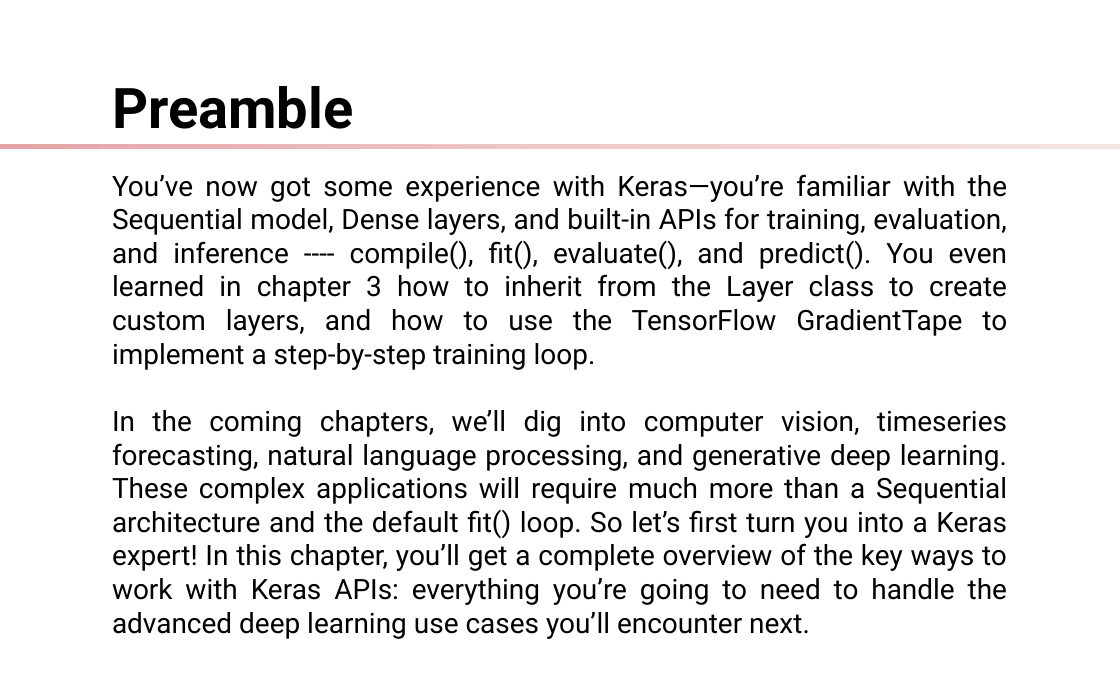
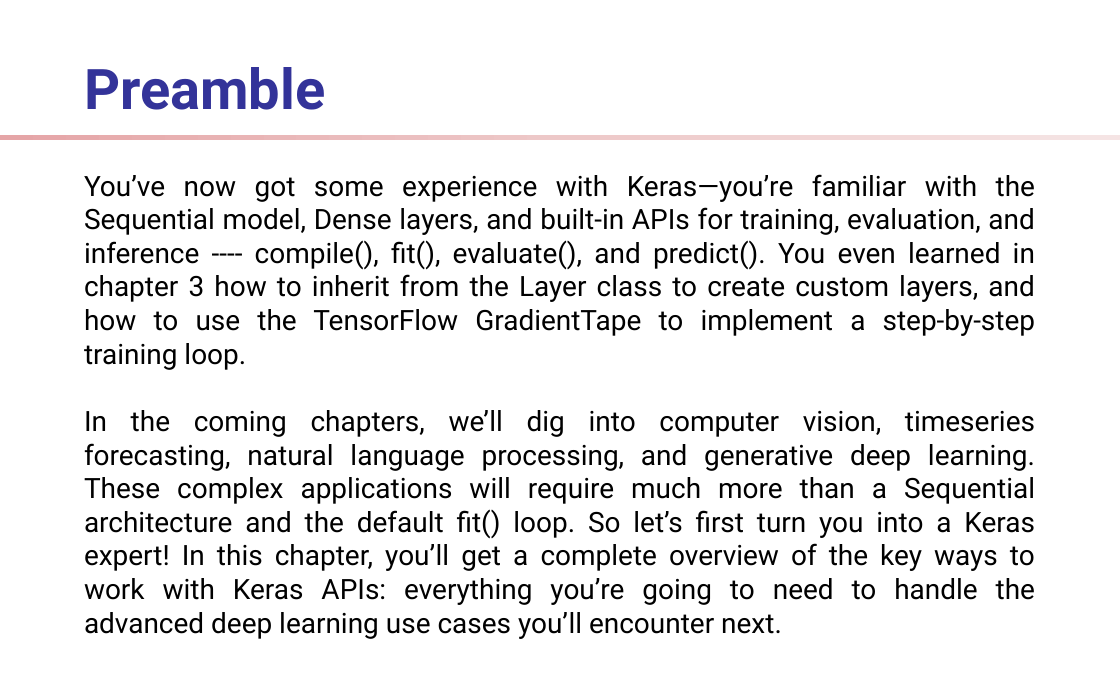
Before and after one commit to ShelpAm/learn-deep-learning, a slide deck: slide 2 of docs/presentation.odp. Drawn at 1120x700 pixels with LibreOffice and Linux fonts; fonts in the diff are those of the drawing; background and template pictures are left out. Boxes give left, top, right and bottom in pixels: in the first picture for what was removed or moved away, otherwise in the second. Text is boxed around its words. In the diff, an @@ line names an element or a change of style, - is before the commit and + after.

Commit message:
feat: chapter 7, partial

```diff
--- a/docs/presentation.odp
+++ b/docs/presentation.odp
@@ title "Preamble": place and size @@
-title "Preamble" at (112,86,353,129)
+title "Preamble" at (84,67,325,110)
@@ title "Preamble" at (84,67,325,110): text colour #000000 to #333399 @@
@@ rectangle: place and size @@
-rectangle at (0,144,1120,149)
+rectangle at (0,136,1120,140)
@@ text "You’ve now got some experience ..." rewrapped from (112,174,1007,639) to (84,174,1035,605) @@
```
Also in this commit, not shown: 19 other slides changed, 6 slides added, 5 other files.
